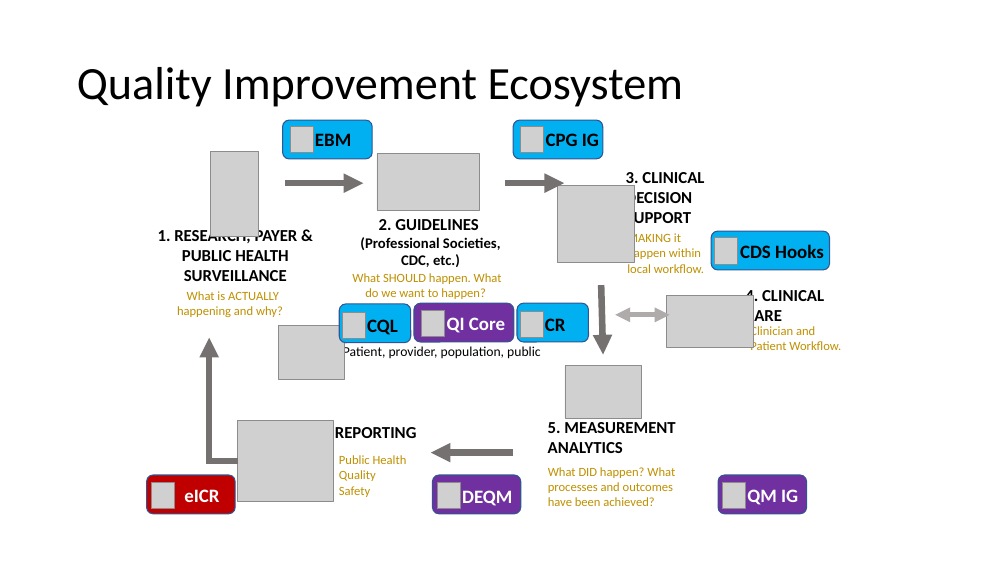
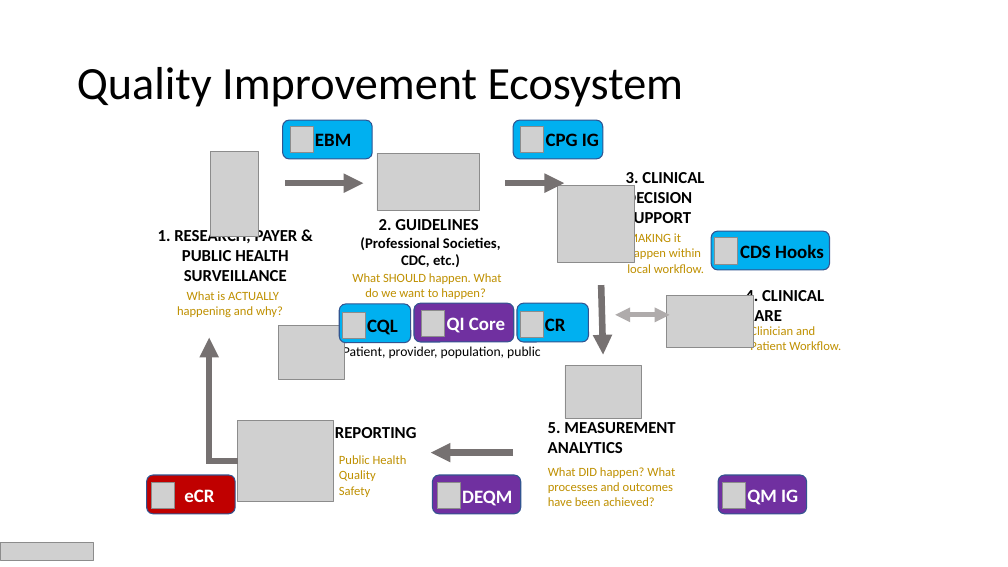
Before and after one commit to HL7/cqi-fhir-based-quality-reporting, a slide deck: slide 2 of Quality Improvement Standards Roadmap.pptx (slide 3 before the commit). Drawn at 1008x567 pixels with LibreOffice and Linux fonts; fonts in the diff are those of the drawing; grey boxes stand for pictures. Boxes give left, top, right and bottom in pixels: in the first picture for what was removed or moved away, otherwise in the second. Text is boxed around its words. In the diff, an @@ line names an element or a change of style, - is before the commit and + after.

```diff
--- a/Quality Improvement Standards Roadmap.pptx
+++ b/Quality Improvement Standards Roadmap.pptx
@@ rectangle "eCR": place and size @@
-rectangle "eCR" at [169, 480, 228, 510]
+rectangle "eCR" at [169, 480, 223, 510]
@@ text in rectangle at [184, 489, 214, 502]: text changed @@
-eICR
+eCR
@@ picture added at [0, 543, 93, 560] @@
```
Also in this commit, not shown: 5 other slides changed, 2 slides removed, 1 other file.
